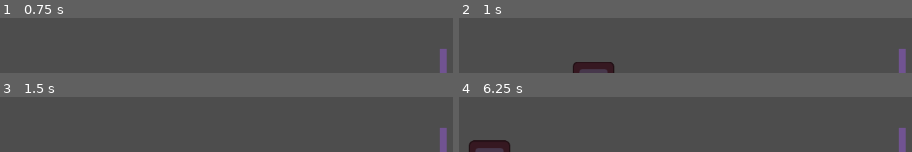
Above: before the commit, frames 1-4 (two rows, left to right).
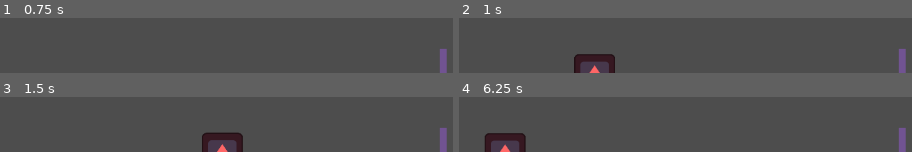
Above: after the commit, the same moments.

Repository: DarknessChosen/ISW_Joc_2D
Game: Godot game, scene res://scenes/levels/Level01.tscn
Same seed, same stepped clock (60 frames per second), same inputs: the game is played once before the commit and once after it. Before the commit the project starts from res://scenes/levels/TestLevel.tscn. The engine's default icon, where the game draws it, is replaced by a stand-in: a white triangle on a blue panel in a dark square.
Inputs:
- Up to frame 1 (0.75 s): tap Enter at 0.5 s; hold D (p1_right) from 0.53 s (still down); tap Down (p2_down, bound only after the commit) at 0.6 s
- Up to frame 2 (1 s): keep holding D (p1_right); tap W (p1_jump) at 0.77 s
- Up to frame 3 (1.5 s): keep holding D (p1_right); tap Down (p2_down, bound only after the commit) at 1.35 s
- Up to frame 4 (6.25 s): tap W (p1_jump) at 1.52, 3.02, 3.77, 4.52, 6.02 s; tap R (restart) at 2, 2.75, 3.5, 4.15, 4.25, 5 s; release D (p1_right) at 2.03 s; hold A (p1_left) 2.03-2.78 s; tap Down (p2_down, bound only after the commit) every 0.75 s from 2.1 to 5.85 s; hold D (p1_right) 2.78-4.28 s; hold A (p1_left) 4.28-5.03 s; hold D (p1_right) 5.03-5.78 s; hold A (p1_left) from 5.78 s (still down)

Frame 1 is identical in both runs. In frame 2, 2.4% of the frame differs, in the area x 25-35%, y 65-100%; in frame 3, 2.1%; in frame 4, 3.0%, in the area x 2-15%, y 65-100%.

Commit message:
Add exit prompts and layered exit visuals

Diff:
--- a/project.godot
+++ b/project.godot
@@ -52,6 +52,16 @@
 "events": [Object(InputEventKey,"resource_local_to_scene":false,"resource_name":"","device":-1,"window_id":0,"alt_press …(192 unchanged characters)…
 ]
 }
+p1_down={
+"deadzone": 0.2,
+"events": [Object(InputEventKey,"resource_local_to_scene":false,"resource_name":"","device":-1,"window_id":0,"alt_pressed":false,"shift_pressed":false,"ctrl_pressed":false,"meta_pressed":false,"pressed":false,"keycode":0,"physical_keycode":83,"key_label":0,"unicode":115,"location":0,"echo":false,"script":null)
+]
+}
+p2_down={
+"deadzone": 0.2,
+"events": [Object(InputEventKey,"resource_local_to_scene":false,"resource_name":"","device":-1,"window_id":0,"alt_pressed":false,"shift_pressed":false,"ctrl_pressed":false,"meta_pressed":false,"pressed":false,"keycode":0,"physical_keycode":4194322,"key_label":0,"unicode":0,"location":0,"echo":false,"script":null)
+]
+}
 
 [physics]
 
--- /dev/null
+++ b/scenes/levels/Level01.tscn
@@ -0,0 +1,63 @@
+[gd_scene format=3 uid="uid://c3u7l4ccaqn3p"]
+
+[ext_resource type="Script" uid="uid://svo6dp15u7iv" path="res://scripts/systems/test_level.gd" id="1_a5anj"]
+[ext_resource type="PackedScene" uid="uid://bm8geuveshwri" path="res://scenes/players/Player.tscn" id="2_uq7hp"]
+[ext_resource type="PackedScene" uid="uid://dgqw06s6rtw81" path="res://scenes/objects/Hazard.tscn" id="3_n4om3"]
+[ext_resource type="PackedScene" uid="uid://dmtuug83vukfp" path="res://scenes/objects/Button.tscn" id="4_dthn1"]
+[ext_resource type="PackedScene" uid="uid://4ei64bmp7al" path="res://scenes/objects/Door.tscn" id="5_dxxhj"]
+[ext_resource type="PackedScene" uid="uid://c1bw6xnhnowju" path="res://scenes/objects/ExitGate.tscn" id="6_dr6w0"]
+
+[sub_resource type="RectangleShape2D" id="RectangleShape2D_xjwk6"]
+size = Vector2(1563, 30)
+
+[node name="Level01" type="Node2D" unique_id=1857940898]
+script = ExtResource("1_a5anj")
+next_level_path = "uid://ej83veowqqdr"
+
+[node name="Ground" type="StaticBody2D" parent="." unique_id=866154398]
+position = Vector2(326, 752)
+
+[node name="CollisionShape2D" type="CollisionShape2D" parent="Ground" unique_id=1141637593]
+position = Vector2(484.5, 16)
+shape = SubResource("RectangleShape2D_xjwk6")
+
+[node name="GroundVisual" type="Polygon2D" parent="Ground" unique_id=946175824]
+position = Vector2(1, 15)
+color = Color(0.26988637, 0.546875, 0.546875, 1)
+polygon = PackedVector2Array(-298, -14, 1265, -14, 1265, 16, -298, 16)
+
+[node name="Player1" parent="." unique_id=1601139009 instance=ExtResource("2_uq7hp")]
+position = Vector2(98, 687)
+
+[node name="Player2" parent="." unique_id=265453022 instance=ExtResource("2_uq7hp")]
+position = Vector2(235, 687)
+move_left_action = &"p2_left"
+move_right_action = &"p2_right"
+jump_action = &"p2_jump"
+down_action = &"p2_down"
+player_type = "water"
+
+[node name="Hazard fire" parent="." unique_id=323791246 instance=ExtResource("3_n4om3")]
+position = Vector2(533, 766)
+
+[node name="Hazard water" parent="." unique_id=1094818628 instance=ExtResource("3_n4om3")]
+position = Vector2(909, 765)
+hazard_type = "water"
+
+[node name="Button" parent="." unique_id=892329458 instance=ExtResource("4_dthn1")]
+position = Vector2(458, 754)
+door_path = NodePath("../Door")
+
+[node name="Button2" parent="." unique_id=1856711797 instance=ExtResource("4_dthn1")]
+position = Vector2(834, 753)
+door_path = NodePath("../Door")
+
+[node name="Door" parent="." unique_id=730554011 instance=ExtResource("5_dxxhj")]
+position = Vector2(639, 692)
+
+[node name="FireExit" parent="." unique_id=968088409 instance=ExtResource("6_dr6w0")]
+position = Vector2(1174, 702)
+
+[node name="WaterExit" parent="." unique_id=1716155191 instance=ExtResource("6_dr6w0")]
+position = Vector2(1359, 702)
+gate_type = "water"
--- /dev/null
+++ b/scenes/levels/Level02.tscn
@@ -0,0 +1,33 @@
+[gd_scene format=3 uid="uid://ej83veowqqdr"]
+
+[ext_resource type="Script" uid="uid://svo6dp15u7iv" path="res://scripts/systems/test_level.gd" id="1_fhwgo"]
+[ext_resource type="PackedScene" uid="uid://bm8geuveshwri" path="res://scenes/players/Player.tscn" id="2_6qln7"]
+
+[sub_resource type="RectangleShape2D" id="RectangleShape2D_xjwk6"]
+size = Vector2(1563, 30)
+
+[node name="Level01" type="Node2D" unique_id=1857940898]
+script = ExtResource("1_fhwgo")
+next_level_path = "uid://c3u7l4ccaqn3p"
+
+[node name="Ground" type="StaticBody2D" parent="." unique_id=866154398]
+position = Vector2(326, 752)
+
+[node name="CollisionShape2D" type="CollisionShape2D" parent="Ground" unique_id=1141637593]
+position = Vector2(484.5, 16)
+shape = SubResource("RectangleShape2D_xjwk6")
+
+[node name="GroundVisual" type="Polygon2D" parent="Ground" unique_id=946175824]
+position = Vector2(1, 15)
+color = Color(0.26988637, 0.546875, 0.546875, 1)
+polygon = PackedVector2Array(-298, -14, 1265, -14, 1265, 16, -298, 16)
+
+[node name="Player1" parent="." unique_id=1601139009 instance=ExtResource("2_6qln7")]
+position = Vector2(98, 687)
+
+[node name="Player2" parent="." unique_id=265453022 instance=ExtResource("2_6qln7")]
+position = Vector2(235, 687)
+move_left_action = &"p2_left"
+move_right_action = &"p2_right"
+jump_action = &"p2_jump"
+player_type = "water"
--- a/scenes/levels/TestLevel.tscn
+++ /dev/null
@@ -1,61 +0,0 @@
-[gd_scene format=3 uid="uid://c3u7l4ccaqn3p"]
-
-[ext_resource type="PackedScene" uid="uid://bm8geuveshwri" path="res://scenes/players/Player.tscn" id="1_86d4f"]
-[ext_resource type="Script" uid="uid://svo6dp15u7iv" path="res://scripts/systems/test_level.gd" id="1_w20ko"]
-[ext_resource type="PackedScene" uid="uid://dgqw06s6rtw81" path="res://scenes/objects/Hazard.tscn" id="3_3wv3p"]
-[ext_resource type="PackedScene" uid="uid://dmtuug83vukfp" path="res://scenes/objects/Button.tscn" id="4_j0sv7"]
-[ext_resource type="PackedScene" uid="uid://4ei64bmp7al" path="res://scenes/objects/Door.tscn" id="5_buy1m"]
-[ext_resource type="PackedScene" uid="uid://c1bw6xnhnowju" path="res://scenes/objects/ExitGate.tscn" id="6_buy1m"]
-
-[sub_resource type="RectangleShape2D" id="RectangleShape2D_xjwk6"]
-size = Vector2(1563, 30)
-
-[node name="TestLevel" type="Node2D" unique_id=1857940898]
-script = ExtResource("1_w20ko")
-
-[node name="Ground" type="StaticBody2D" parent="." unique_id=866154398]
-position = Vector2(326, 752)
-
-[node name="CollisionShape2D" type="CollisionShape2D" parent="Ground" unique_id=1141637593]
-position = Vector2(484.5, 16)
-shape = SubResource("RectangleShape2D_xjwk6")
-
-[node name="GroundVisual" type="Polygon2D" parent="Ground" unique_id=946175824]
-position = Vector2(1, 15)
-color = Color(0.26988637, 0.546875, 0.546875, 1)
-polygon = PackedVector2Array(-298, -14, 1265, -14, 1265, 16, -298, 16)
-
-[node name="Player1" parent="." unique_id=1601139009 instance=ExtResource("1_86d4f")]
-position = Vector2(98, 687)
-
-[node name="Player2" parent="." unique_id=265453022 instance=ExtResource("1_86d4f")]
-position = Vector2(235, 687)
-move_left_action = &"p2_left"
-move_right_action = &"p2_right"
-jump_action = &"p2_jump"
-player_type = "water"
-
-[node name="Hazard fire" parent="." unique_id=323791246 instance=ExtResource("3_3wv3p")]
-position = Vector2(533, 766)
-
-[node name="Hazard water" parent="." unique_id=1094818628 instance=ExtResource("3_3wv3p")]
-position = Vector2(909, 765)
-hazard_type = "water"
-
-[node name="Button" parent="." unique_id=892329458 instance=ExtResource("4_j0sv7")]
-position = Vector2(458, 754)
-door_path = NodePath("../Door")
-
-[node name="Button2" parent="." unique_id=1856711797 instance=ExtResource("4_j0sv7")]
-position = Vector2(834, 753)
-door_path = NodePath("../Door")
-
-[node name="Door" parent="." unique_id=730554011 instance=ExtResource("5_buy1m")]
-position = Vector2(639, 692)
-
-[node name="FireExit" parent="." unique_id=968088409 instance=ExtResource("6_buy1m")]
-position = Vector2(1174, 702)
-
-[node name="WaterExit" parent="." unique_id=1716155191 instance=ExtResource("6_buy1m")]
-position = Vector2(1359, 702)
-gate_type = "water"
--- a/scenes/objects/ExitGate.tscn
+++ b/scenes/objects/ExitGate.tscn
@@ -12,4 +12,12 @@
 shape = SubResource("RectangleShape2D_rfwpx")
 
 [node name="Polygon2D" type="Polygon2D" parent="." unique_id=967082135]
+z_index = -1
 polygon = PackedVector2Array(-28, -50, 28, -50, 28, 50, -28, 50)
+
+[node name="PromptLabel" type="Label" parent="." unique_id=1080123337]
+z_index = 10
+offset_left = -60.0
+offset_top = -73.0
+offset_right = -36.0
+offset_bottom = -50.0
--- a/scenes/players/Player.tscn
+++ b/scenes/players/Player.tscn
@@ -10,6 +10,7 @@
 script = ExtResource("1_vodpx")
 
 [node name="Sprite2D" type="Sprite2D" parent="." unique_id=308127162]
+z_index = 1
 position = Vector2(4.7683716e-07, -0.99999994)
 scale = Vector2(0.46484378, 0.45312506)
 texture = ExtResource("1_46ybd")
--- a/scripts/player/player.gd
+++ b/scripts/player/player.gd
@@ -3,13 +3,17 @@
 @export var move_left_action: StringName = &"p1_left"
 @export var move_right_action: StringName = &"p1_right"
 @export var jump_action: StringName = &"p1_jump"
+@export var down_action: StringName = &"p1_down"
 
-@export var speed: float = 300.0
-@export var jump_velocity: float = -400.0
+@export var speed: float = 250.0
+@export var jump_velocity: float = -450.0
 @export var death_y: float = 1200.0
 @export_enum("fire", "water") var player_type: String = "fire"
 
 var gravity: float = ProjectSettings.get_setting("physics/2d/default_gravity")
+var has_exited_level: bool = false
+
+@onready var collision_shape: CollisionShape2D = $CollisionShape2D
 
 func _ready() -> void:
 	if player_type == "fire":
@@ -18,6 +22,9 @@
 		$Sprite2D.modulate = Color(0.4, 0.6, 1.0)
 
 func _physics_process(delta: float) -> void:
+	if has_exited_level:
+		return
+
 	if global_position.y > death_y:
 		var level = get_tree().current_scene
 		if level.has_method("request_restart"):
@@ -39,3 +46,13 @@
 		velocity.x = 0.0
 
 	move_and_slide()
+
+func exit_level() -> void:
+	if has_exited_level:
+		return
+
+	has_exited_level = true
+	velocity = Vector2.ZERO
+	set_physics_process(false)
+	hide()
+	collision_shape.set_deferred("disabled", true)
--- a/scripts/systems/exit_gate.gd
+++ b/scripts/systems/exit_gate.gd
@@ -3,15 +3,47 @@
 @export_enum("fire", "water") var gate_type: String = "fire"
 
 var players_inside: Array[Node] = []
+var gate_completed: bool = false
 
 @onready var visual: Polygon2D = $Polygon2D
+@onready var prompt_label: Label = $PromptLabel
 
 func _ready() -> void:
 	body_entered.connect(_on_body_entered)
 	body_exited.connect(_on_body_exited)
 	_update_visual()
+	_update_prompt()
+
+func _process(_delta: float) -> void:
+	if gate_completed:
+		return
+
+	for body in players_inside:
+		if not is_instance_valid(body):
+			continue
+
+		if not body.is_in_group("players"):
+			continue
+
+		if body.get("player_type") != gate_type:
+			continue
+
+		var interact_action = body.get("down_action")
+		if interact_action != null and Input.is_action_just_pressed(interact_action):
+			gate_completed = true
+
+			if body.has_method("exit_level"):
+				body.exit_level()
+
+			_update_visual()
+			_update_prompt()
+			_notify_level()
+			return
 
 func _on_body_entered(body: Node) -> void:
+	if gate_completed:
+		return
+
 	if not body.is_in_group("players"):
 		return
 
@@ -21,16 +53,16 @@
 	if not players_inside.has(body):
 		players_inside.append(body)
 
-	_notify_level()
+	_update_prompt()
 
 func _on_body_exited(body: Node) -> void:
 	if players_inside.has(body):
 		players_inside.erase(body)
 
-	_notify_level()
+	_update_prompt()
 
-func has_correct_player() -> bool:
-	return players_inside.size() > 0
+func is_gate_completed() -> bool:
+	return gate_completed
 
 func _notify_level() -> void:
 	var level = get_tree().current_scene
@@ -39,6 +71,40 @@
 
 func _update_visual() -> void:
 	if gate_type == "fire":
-		visual.color = Color(1.0, 0.5, 0.3)
+		visual.color = Color(1.0, 0.5, 0.3, 0.35 if gate_completed else 1.0)
 	else:
-		visual.color = Color(0.3, 0.6, 1.0)
+		visual.color = Color(0.3, 0.6, 1.0, 0.35 if gate_completed else 1.0)
+
+func _update_prompt() -> void:
+	if gate_completed:
+		prompt_label.visible = false
+		return
+
+	var valid_player := _get_valid_player_inside()
+	if valid_player == null:
+		prompt_label.visible = false
+		return
+
+	var interact_action = str(valid_player.get("down_action"))
+	prompt_label.text = "Press %s to exit" % _action_to_text(interact_action)
+	prompt_label.visible = true
+
+func _get_valid_player_inside() -> Node:
+	for body in players_inside:
+		if not is_instance_valid(body):
+			continue
+		if not body.is_in_group("players"):
+			continue
+		if body.get("player_type") != gate_type:
+			continue
+		return body
+	return null
+
+func _action_to_text(action_name: String) -> String:
+	match action_name:
+		"p1_down":
+			return "S"
+		"p2_down":
+			return "↓"
+		_:
+			return action_name
--- a/scripts/systems/test_level.gd
+++ b/scripts/systems/test_level.gd
@@ -1,4 +1,6 @@
 extends Node2D
+
+@export_file("*.tscn") var next_level_path: String = ""
 
 var is_restarting: bool = false
 var is_completing: bool = false
@@ -10,11 +12,7 @@
 	is_restarting = true
 	print("Restart requested")
 
-	for player in get_tree().get_nodes_in_group("players"):
-		if player is CharacterBody2D:
-			player.set_physics_process(false)
-			player.velocity = Vector2.ZERO
-
+	_disable_players()
 	call_deferred("_do_restart")
 
 func _do_restart() -> void:
@@ -34,7 +32,21 @@
 	if fire_gate == null or water_gate == null:
 		return
 
-	if fire_gate.has_method("has_correct_player") and water_gate.has_method("has_correct_player"):
-		if fire_gate.has_correct_player() and water_gate.has_correct_player():
+	if fire_gate.has_method("is_gate_completed") and water_gate.has_method("is_gate_completed"):
+		if fire_gate.is_gate_completed() and water_gate.is_gate_completed():
 			is_completing = true
 			print("LEVEL COMPLETE")
+			_disable_players()
+			call_deferred("_go_to_next_level")
+
+func _go_to_next_level() -> void:
+	if next_level_path != "":
+		get_tree().change_scene_to_file(next_level_path)
+	else:
+		print("No next level set.")
+
+func _disable_players() -> void:
+	for player in get_tree().get_nodes_in_group("players"):
+		if player is CharacterBody2D:
+			player.set_physics_process(false)
+			player.velocity = Vector2.ZERO
